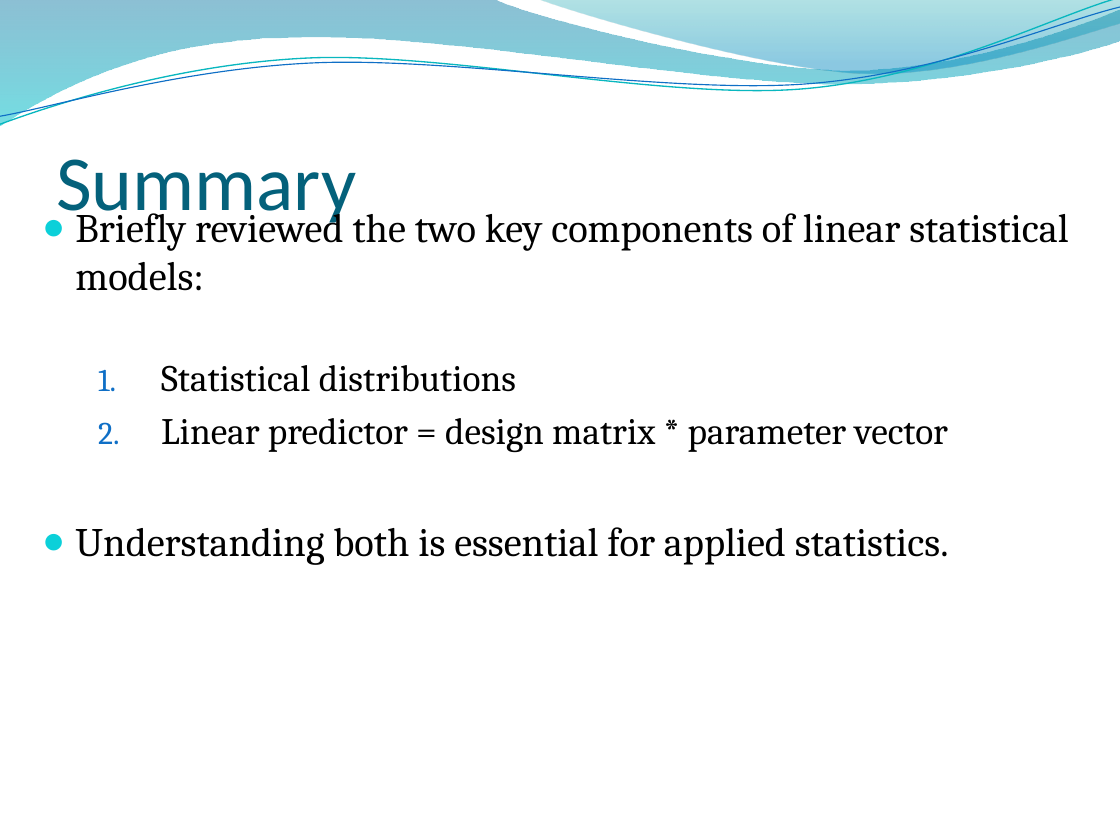
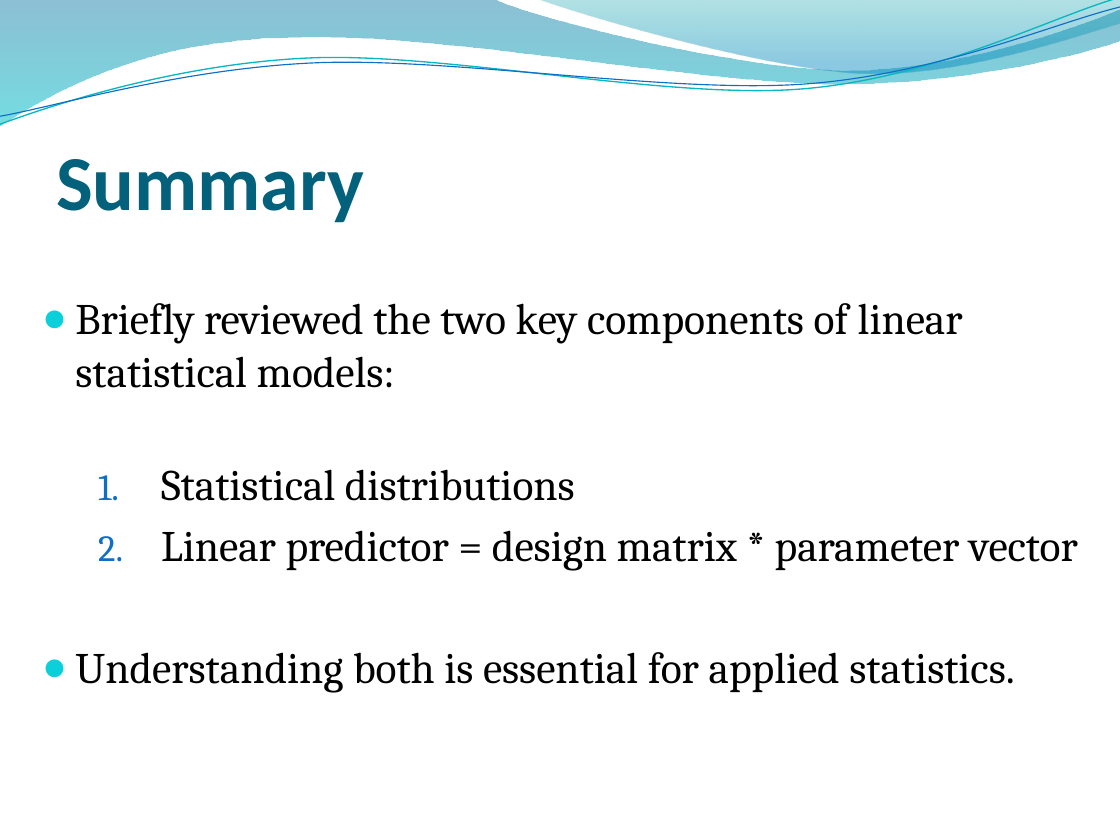
Before and after one commit to ricschuster/R_Workshop_Vienna_2018_02, a slide deck: slide 44 of ppts/Topic 3 Key Components of (Generalized) Linear Models.pptx. Drawn at 1120x840 pixels with LibreOffice and Linux fonts; fonts in the diff are those of the drawing; background and template pictures are left out. Boxes give left, top, right and bottom in pixels: in the first picture for what was removed or moved away, otherwise in the second. Text is boxed around its words. In the diff, an @@ line names an element or a change of style, - is before the commit and + after.

```diff
--- a/ppts/Topic 3 Key Components of (Generalized) Linear Models.pptx
+++ b/ppts/Topic 3 Key Components of (Generalized) Linear Models.pptx
@@ title "Summary" at (56,159,364,223): bold on @@
@@ text "Briefly reviewed the two key ...": place and size @@
-text "Briefly reviewed the two key ..." at (75,205,1069,565)
+text "Briefly reviewed the two key ..." at (75,303,1078,693)
@@ text "Briefly reviewed the two key ..." at (75,303,1078,693): size 26 to 28 pt in "Briefly reviewed the two key components of ...", "Understanding both is essential for applied statistics."; size 24 to 28 pt in "Statistical distributions", "Linear predictor = design matrix * parameter ..." @@
```
Also in this commit, not shown: 40 other slides changed.
